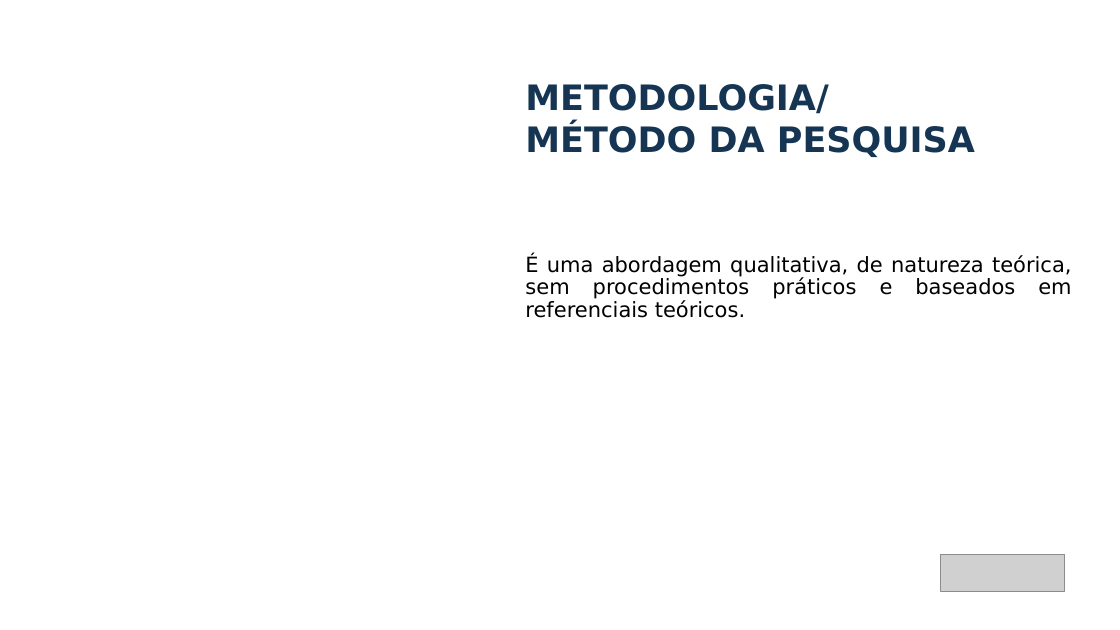
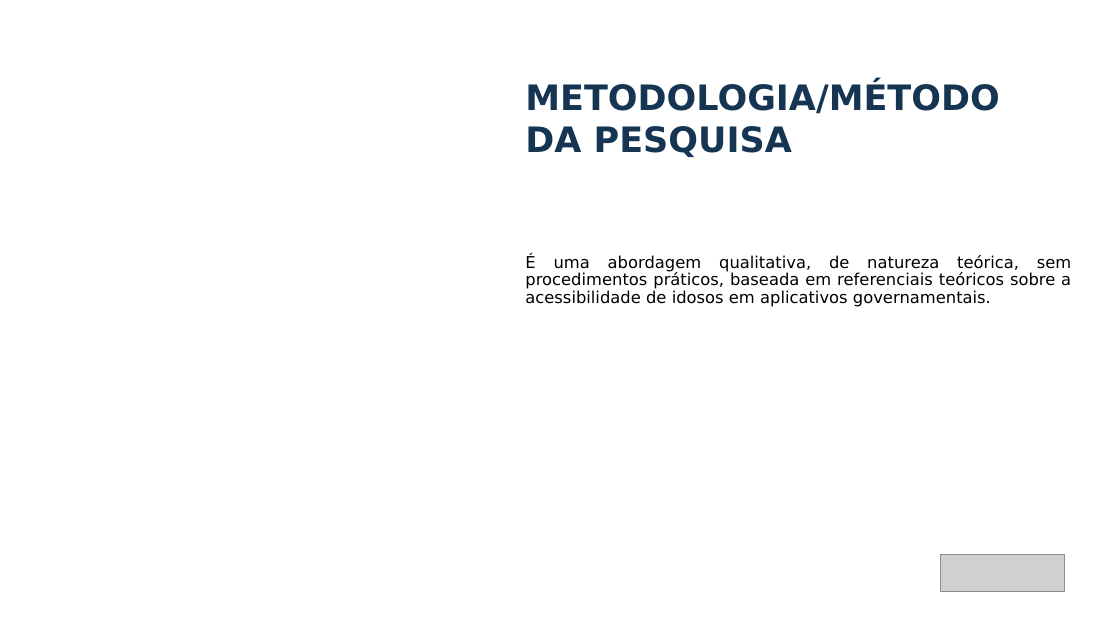
Before and after one commit to BrunoGCosta90/ProjetoDesignProfissional, a slide deck: slide 5 of Apresentação.pptx. Drawn at 1120x630 pixels with LibreOffice and Linux fonts; fonts in the diff are those of the drawing; grey boxes stand for pictures; background and template pictures are left out. Boxes give left, top, right and bottom in pixels: in the first picture for what was removed or moved away, otherwise in the second. Text is boxed around its words. In the diff, an @@ line names an element or a change of style, - is before the commit and + after.

```diff
--- a/Apresentação.pptx
+++ b/Apresentação.pptx
@@ text "METODOLOGIA/MÉTODO DA PESQUISA" rewrapped from bbox=[525, 84, 975, 157] to bbox=[525, 84, 999, 157] @@
@@ text at bbox=[525, 254, 1071, 307]: text changed; size 18 to 14 pt @@
-É uma abordagem qualitativa, de natureza teórica, sem procedimentos práticos e baseados em referenciais teóricos.
+É uma abordagem qualitativa, de natureza teórica, sem procedimentos práticos, baseada em referenciais teóricos sobre a acessibilidade de idosos em aplicativos governamentais.
```
Also in this commit, not shown: 2 other slides changed, 1 slide added, 1 slide removed.
